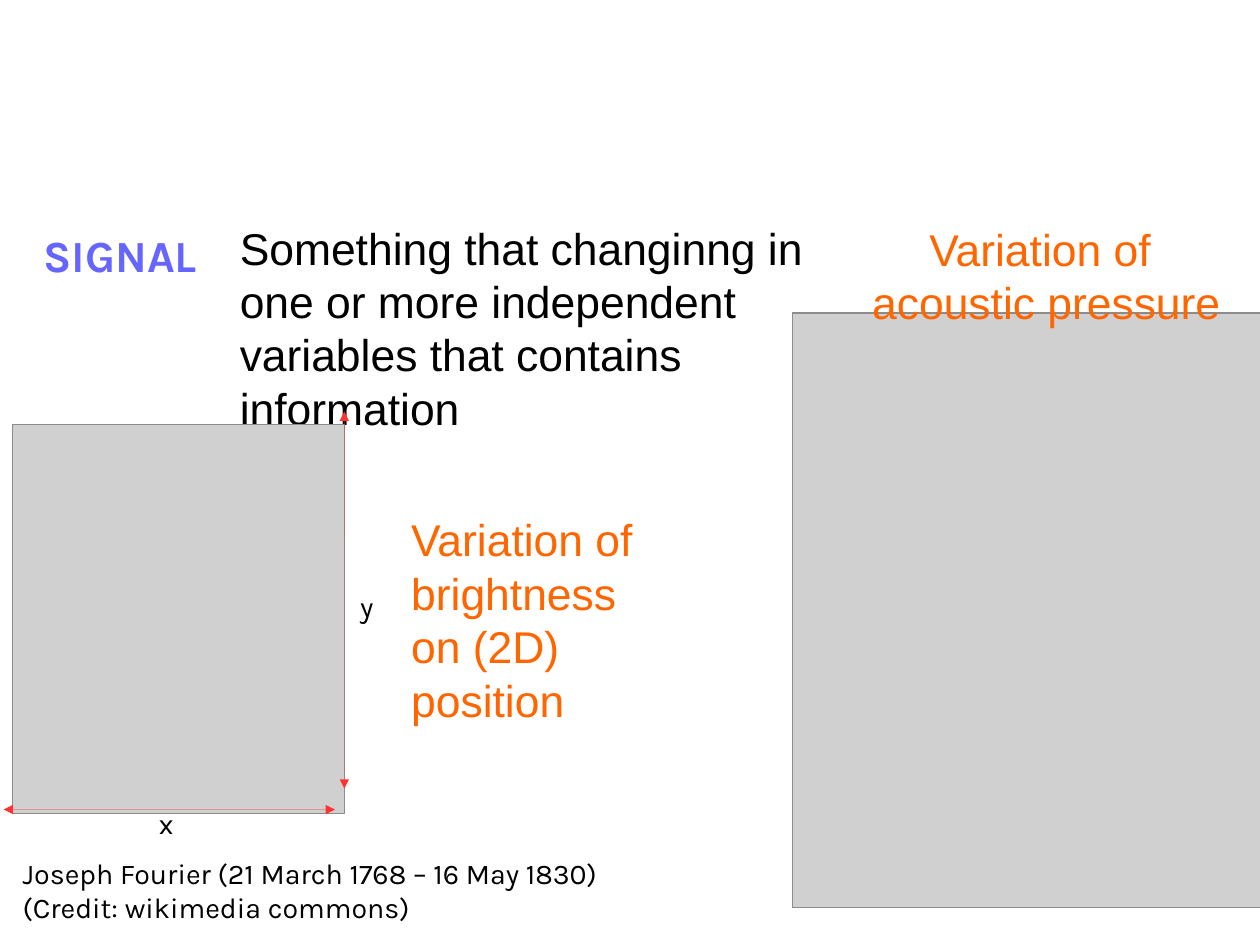
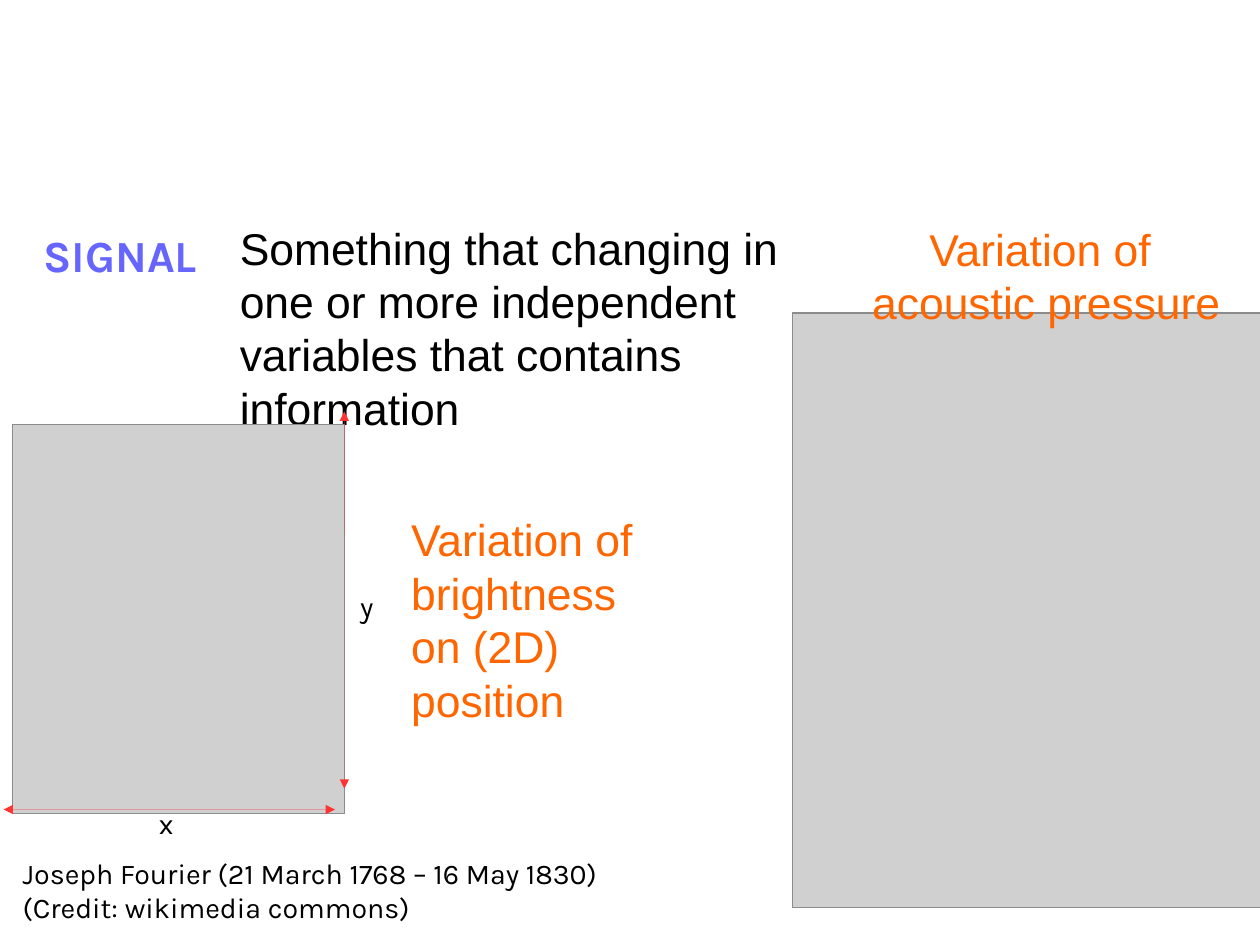
Before and after one commit to bagustris/sinyalsistem, a slide deck: slide 5 of slides/Lect1_SinyalSistem2.odp. Drawn at 1260x945 pixels with LibreOffice and Linux fonts; fonts in the diff are those of the drawing; grey boxes stand for pictures; background and template pictures are left out. Boxes give left, top, right and bottom in pixels: in the first picture for what was removed or moved away, otherwise in the second. Text is boxed around its words. In the diff, an @@ line names an element or a change of style, - is before the commit and + after.

Commit message:
add some from today lecture

```diff
--- a/slides/Lect1_SinyalSistem2.odp
+++ b/slides/Lect1_SinyalSistem2.odp
@@ text at (x1=240, y1=232, x2=778, y2=434): text changed @@
-Something that changinng in one or more independent variables that contains information
+Something that changing in one or more independent variables that contains information
```
Also in this commit, not shown: 5 other slides changed, 5 other files.
